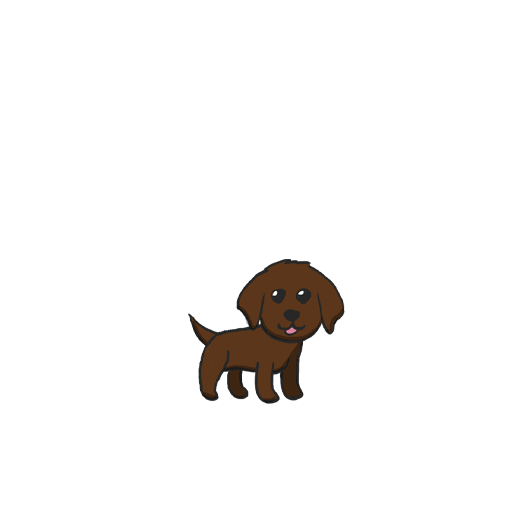
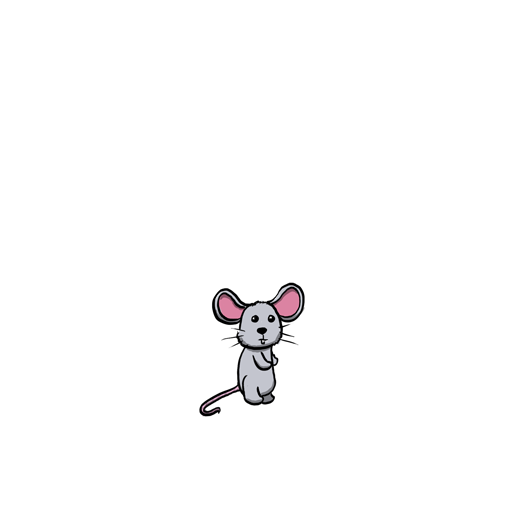
Layered file, before and after one edit (512 × 512). Changes by layer:
added layer "mouse" above "cat" over [199, 282, 305, 417]
hid "dog" over [188, 259, 345, 404]
added group "non animal" with 11 layers above "Background" over [189, 308, 325, 417]
